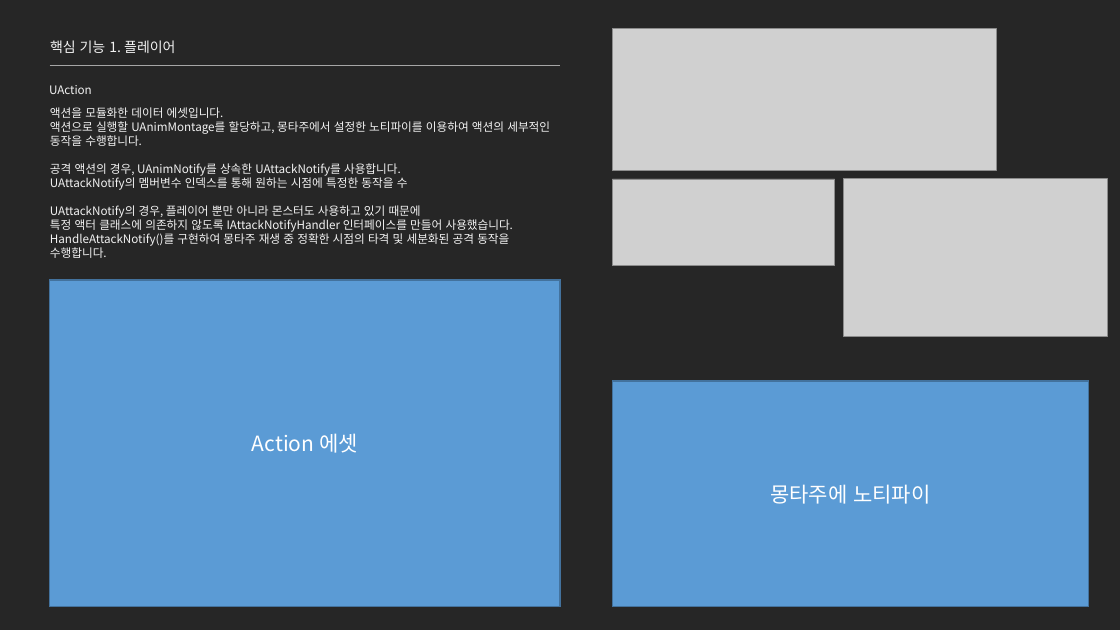
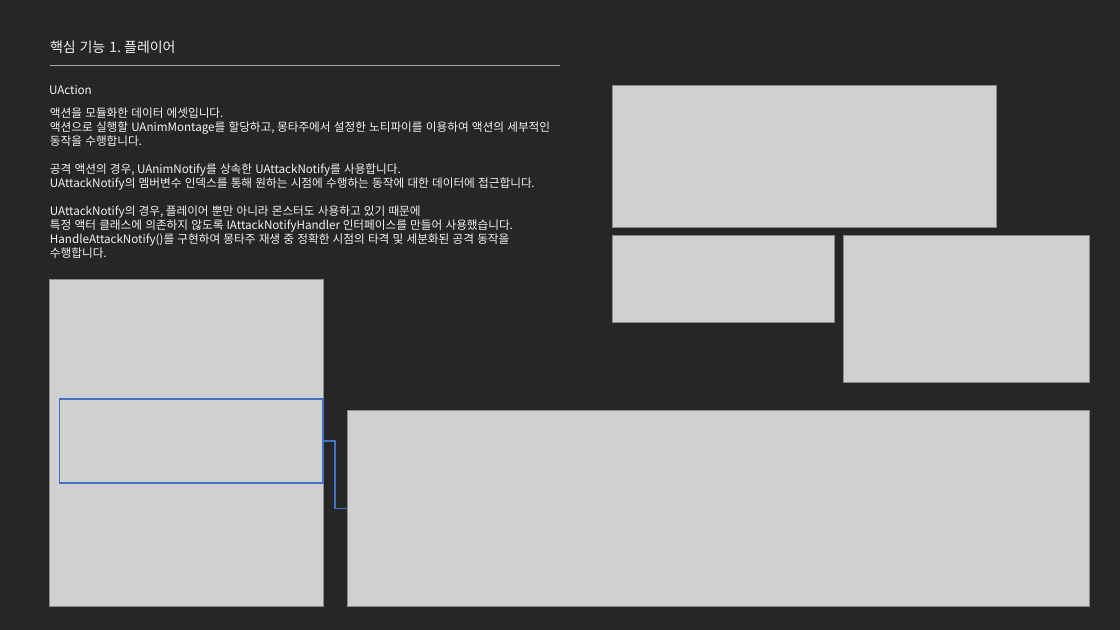
Before and after one commit to jhk0701/project-ARPGHunter, a slide deck: slide 12 of Docs/UnrealEngine_문서_김정환.pptx. Drawn at 1120x630 pixels with LibreOffice and Linux fonts; fonts in the diff are those of the drawing; grey boxes stand for pictures. Boxes give left, top, right and bottom in pixels: in the first picture for what was removed or moved away, otherwise in the second. Text is boxed around its words. In the diff, an @@ line names an element or a change of style, - is before the commit and + after.

Commit message:
Docs: 문서 업데이트

```diff
--- a/Docs/UnrealEngine_문서_김정환.pptx
+++ b/Docs/UnrealEngine_문서_김정환.pptx
@@ picture: place and size @@
-picture at [613,29,996,171]
+picture at [613,86,996,228]
@@ text at [50,175,535,190]: text changed @@
-UAttackNotify의 멤버변수 인덱스를 통해 원하는 시점에 특정한 동작을 수
+UAttackNotify의 멤버변수 인덱스를 통해 원하는 시점에 수행하는 동작에 대한 데이터에 접근합니다.
@@ picture: place and size @@
-picture at [613,179,835,266]
+picture at [613,236,835,323]
@@ picture: place and size @@
-picture at [844,179,1107,337]
+picture at [844,235,1090,382]
@@ rectangle removed at [50,280,560,607] @@
-Action 에셋
@@ picture added at [50,279,323,607] @@
@@ rectangle removed at [613,381,1088,607] @@
-몽타주에 노티파이
@@ rectangle added at [60,399,323,483], outline #4472C4 1.5 pt @@
@@ picture added at [347,411,1089,607] @@
@@ elbow line added from (323, 441) to (347, 508), #4472C4 1 pt @@
```
Also in this commit, not shown: 15 other slides changed, 15 other files.
